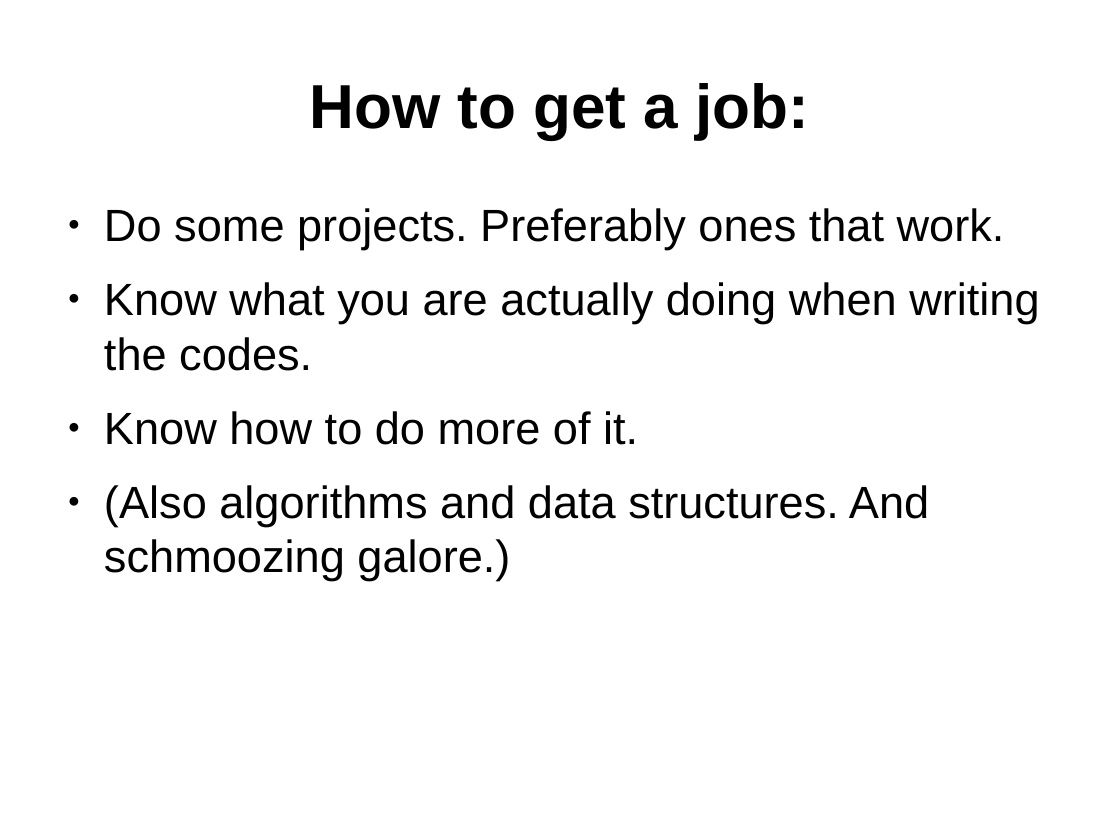
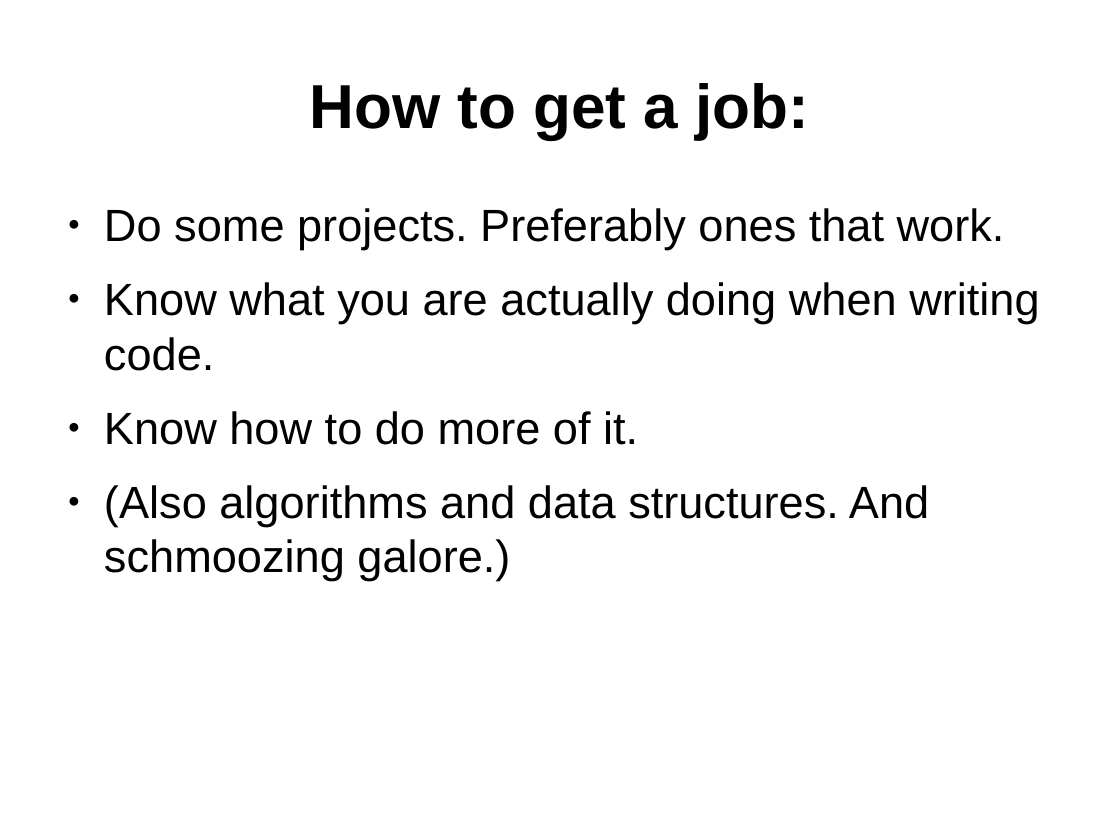
Before and after one commit to yv444/cse219-review, a slide deck: slide 5 of midterm_review.odp. Drawn at 1120x840 pixels with LibreOffice and Linux fonts; fonts in the diff are those of the drawing. Boxes give left, top, right and bottom in pixels: in the first picture for what was removed or moved away, otherwise in the second. Text is boxed around its words. In the diff, an @@ line names an element or a change of style, - is before the commit and + after.

```diff
--- a/midterm_review.odp
+++ b/midterm_review.odp
@@ text at (x1=104, y1=282, x2=1039, y2=371): text changed @@
-● Know what you are actually doing when writing the codes.
+● Know what you are actually doing when writing code.
```
Also in this commit, not shown: 8 other slides changed, 3 slides added, 3 slides removed, 1 other file.
